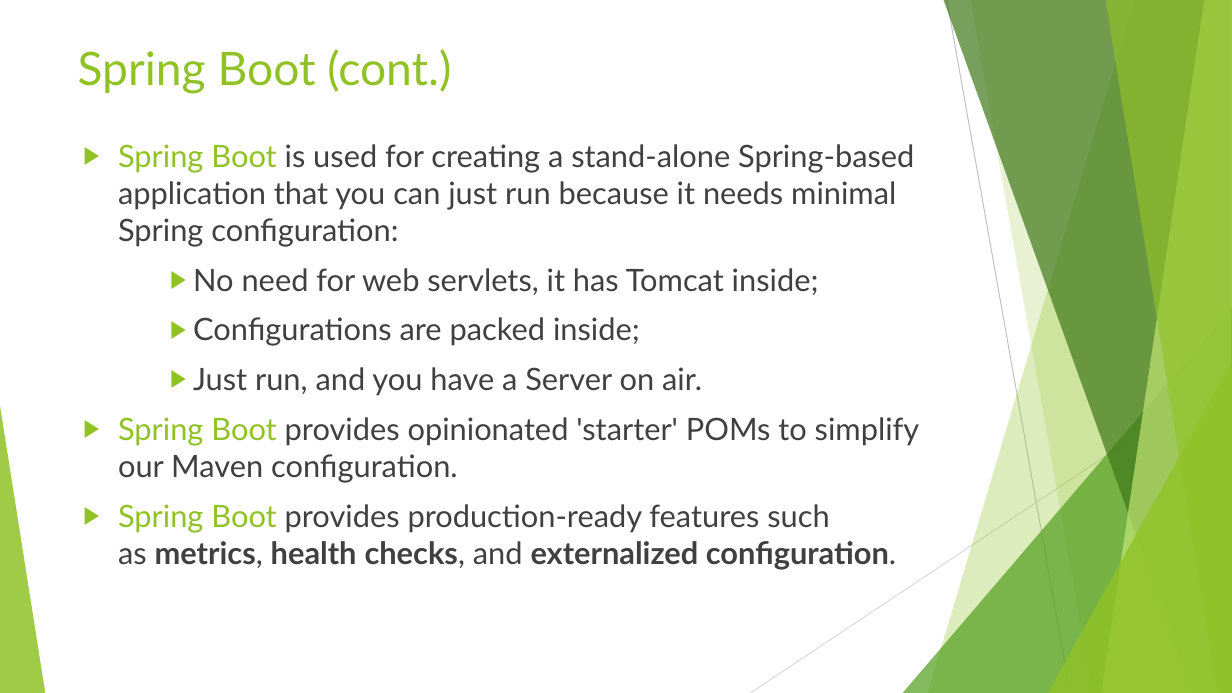
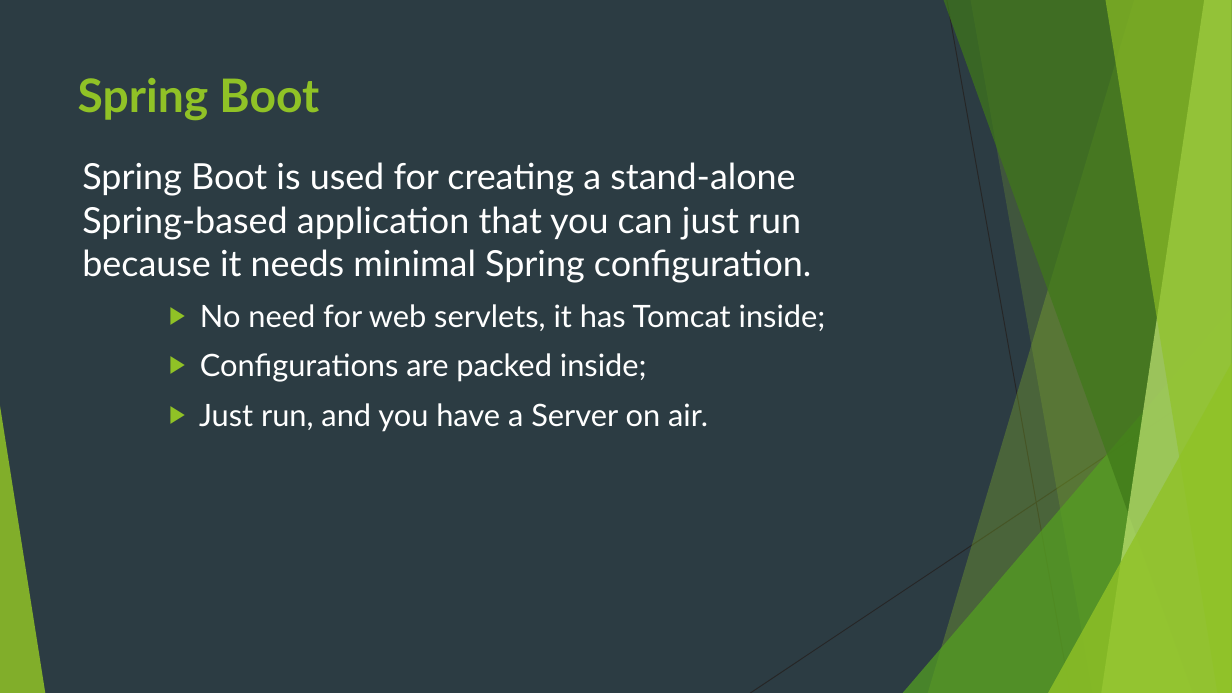
Before and after one commit to idanshal/sb-todo-app-tdp, a slide deck: slide 6 of course_data/presentations/practical_spring_boot_for_tdp.pptx. Drawn at 1232x693 pixels with LibreOffice and Linux fonts; fonts in the diff are those of the drawing. Boxes give left, top, right and bottom in pixels: in the first picture for what was removed or moved away, otherwise in the second. Text is boxed around its words. In the diff, an @@ line names an element or a change of style, - is before the commit and + after.

```diff
--- a/course_data/presentations/practical_spring_boot_for_tdp.pptx
+++ b/course_data/presentations/practical_spring_boot_for_tdp.pptx
@@ background #FFFFFF to #2C3C43 @@
@@ line (947, 0) - (1070, 693): stroke #BFBFBF 0.75 pt to #262626 0.75 pt @@
@@ title at (78, 78, 319, 121): text changed; bold on @@
-Spring Boot (cont.)
+Spring Boot
@@ text "Spring Boot is used for ...": place and size @@
-text "Spring Boot is used for ..." at (118, 144, 920, 570)
+text "Spring Boot is used for ..." at (82, 162, 826, 432)
@@ text at (82, 162, 811, 283): text changed; size 24 to 28 pt; text colour #404040 to #FFFFFF @@
-▶ Spring Boot is used for creating a stand-alone Spring-based application that you can just run because it needs minimal Spring configuration:
+Spring Boot is used for creating a stand-alone
+Spring-based application that you can just run because it needs minimal Spring configuration.
@@ text at (199, 304, 826, 432): text colour #404040 to #FFFFFF in "No need for web servlets, it has ...", "Configurations are packed inside;", "Just run, and you have a Server ..." @@
@@ line (1232, 372) - (750, 693): stroke #D9D9D9 0.75 pt to #262626 0.75 pt @@
@@ text at (118, 417, 920, 570): paragraphs removed @@
-▶ Spring Boot provides opinionated 'starter' POMs to simplify our Maven configuration.
-▶ Spring Boot provides production-ready features such as metrics, health checks, and externalized configuration.
```
Also in this commit, not shown: 12 other slides changed, 1 slide removed.
